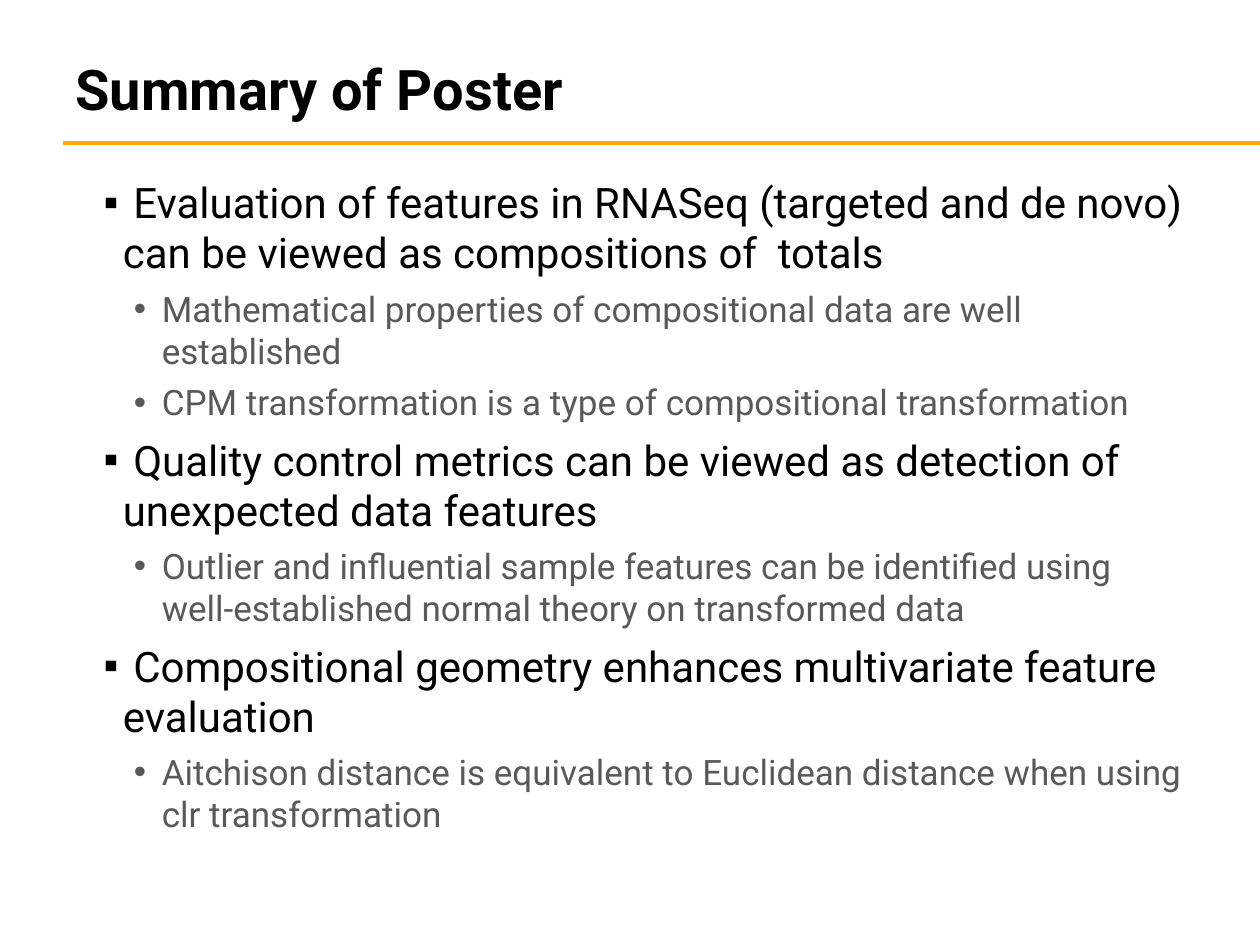
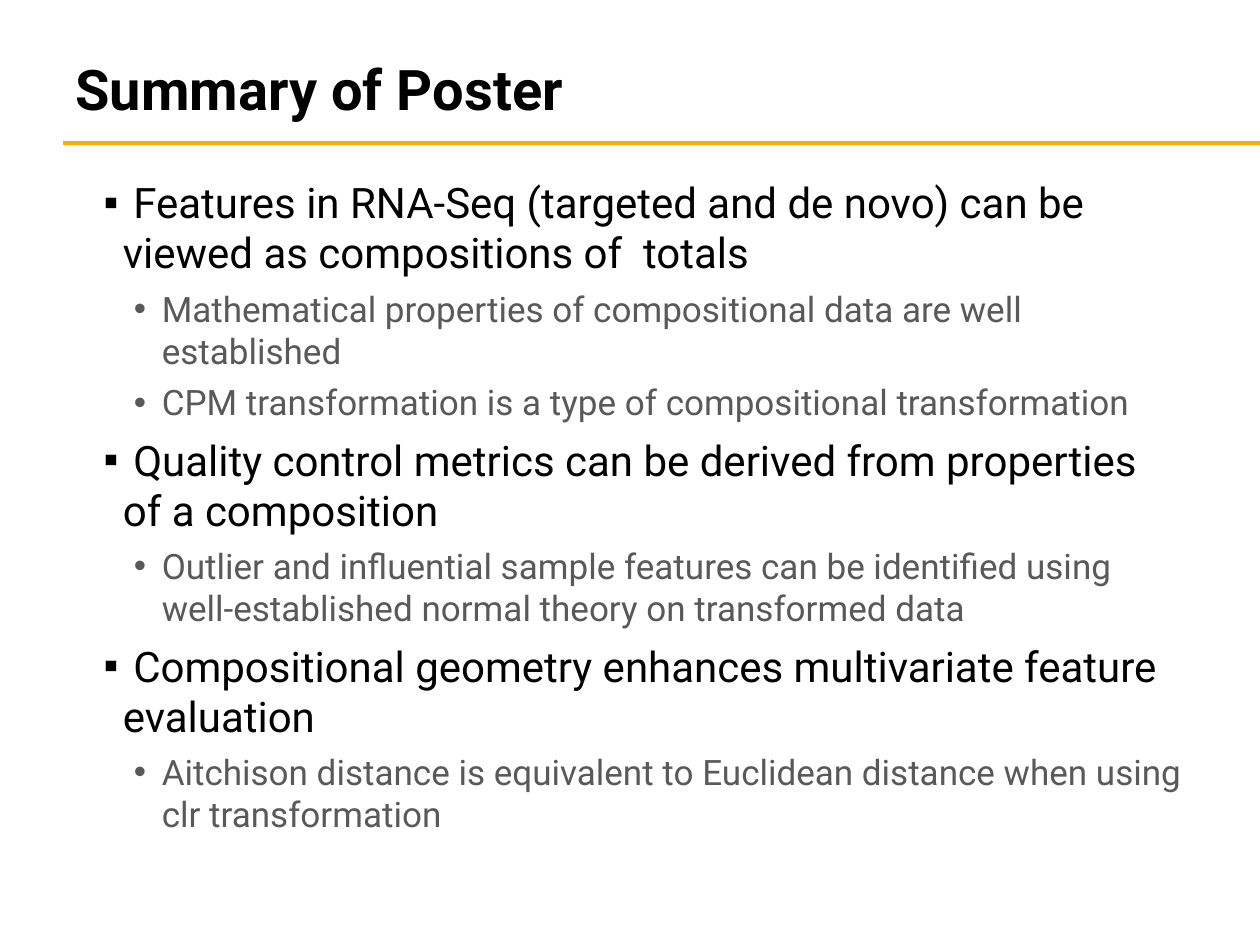
Before and after one commit to rocrat/ASA_Poster, a slide deck: slide 4 of ASA_speed_session_compositions_2016.pptx. Drawn at 1260x945 pixels with LibreOffice and Linux fonts; fonts in the diff are those of the drawing; background and template pictures are left out. Boxes give left, top, right and bottom in pixels: in the first picture for what was removed or moved away, otherwise in the second. Text is boxed around its words. In the diff, an @@ line names an element or a change of style, - is before the commit and + after.

```diff
--- a/ASA_speed_session_compositions_2016.pptx
+++ b/ASA_speed_session_compositions_2016.pptx
@@ text at [123,184,1084,277]: text changed @@
-▪ Evaluation of features in RNASeq (targeted and de novo) can be viewed as compositions of totals
+▪ Features in RNA-Seq (targeted and de novo) can be viewed as compositions of totals
@@ text at [123,444,1136,535]: text changed @@
-▪ Quality control metrics can be viewed as detection of unexpected data features
+▪ Quality control metrics can be derived from properties of a composition
```
Also in this commit, not shown: 1 other slide changed, 1 slide added, 15 other files.
